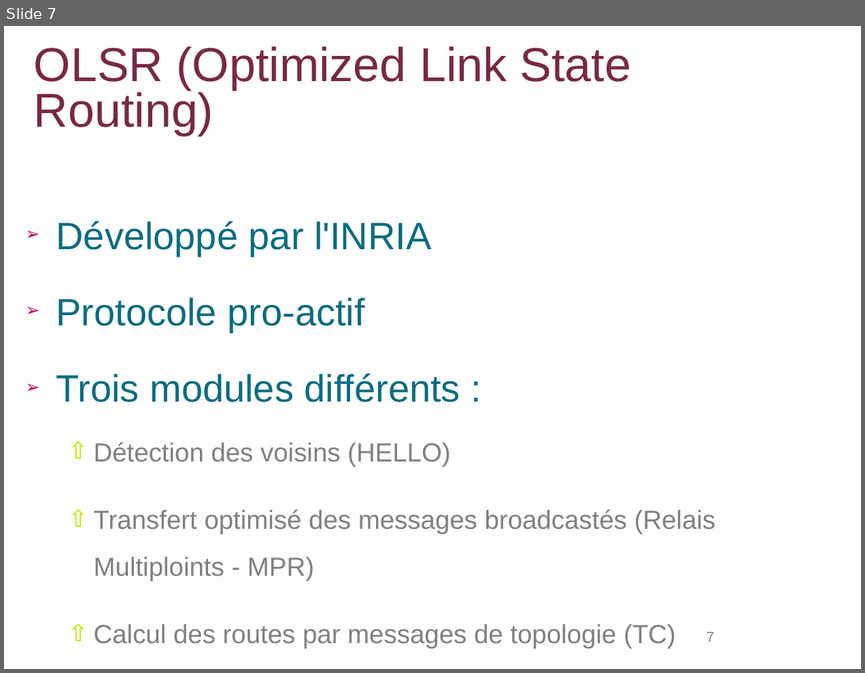
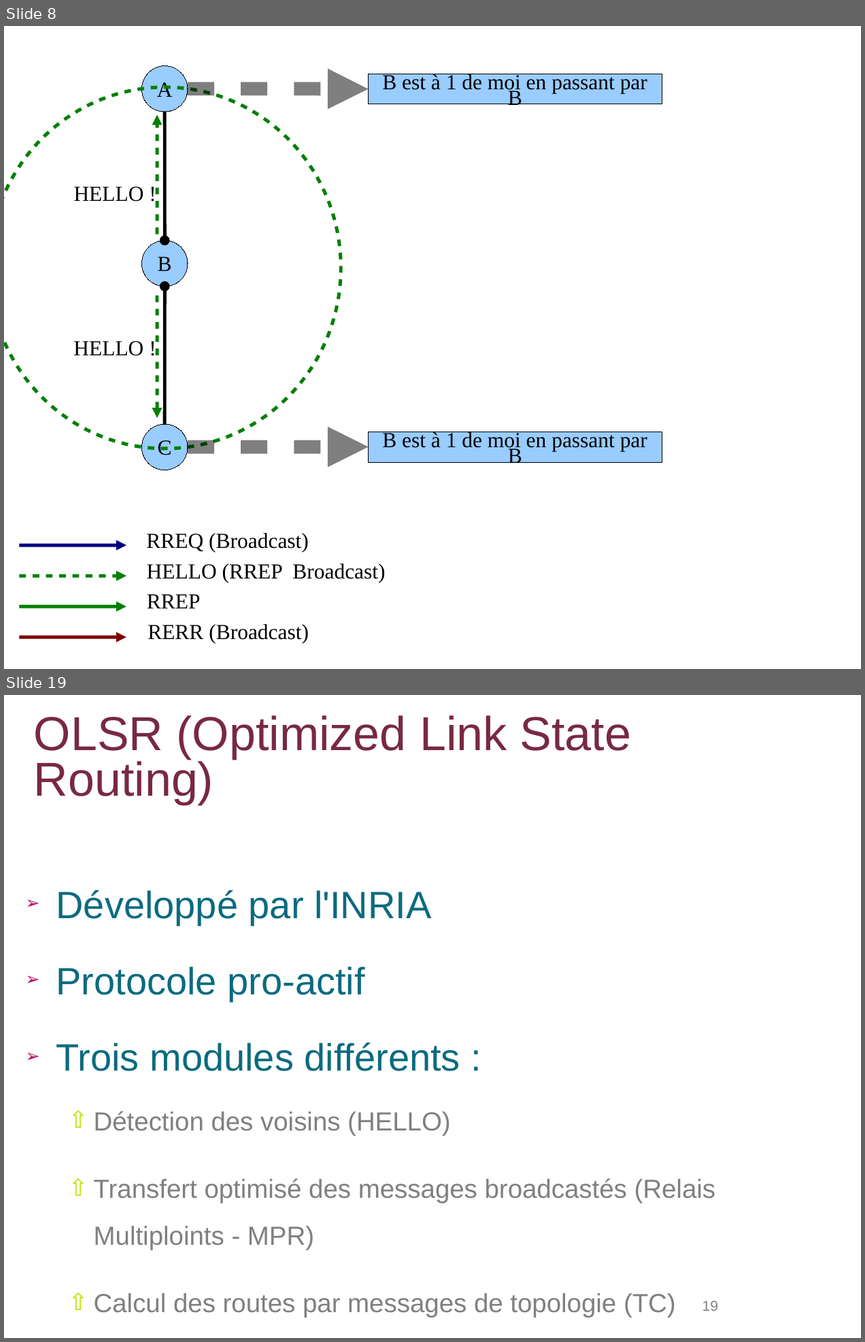
Before and after one commit to lbarbisan/adhoc, a slide deck: work/les_routages_adhoc.odp. Shown one above the other, each under a label of ours: slide 7 before the commit, slides 8 and 19 after it; the slides between them are not shown. The pictures are 865x673 and 865x1342 pixels, drawn with LibreOffice and Linux fonts; fonts in the diff are those of the drawing; background and template pictures are left out. Boxes give left, top, right and bottom in pixels: in the first picture for what was removed or moved away, otherwise in the second. Text is boxed around its words. In the diff, an @@ line names an element or a change of style, - is before the commit and + after.

```diff
--- a/work/les_routages_adhoc.odp
+++ b/work/les_routages_adhoc.odp
@@ slide 8 added at <box>4,26,861,669</box>, background #FFFFFF @@
@@ ellipse added at <box>142,65,188,112</box>, fill #99CCFF, outline #000000 0 pt, 18 pt, text #000000 @@
+A
@@ ellipse added at <box>4,87,341,448</box>, outline #008000 2.83 pt @@
@@ rectangle added at <box>368,74,662,105</box>, fill #99CCFF, outline #000000 0 pt, 18 pt, text #000000 @@
+B est à 1 de moi en passant par B
@@ curved arrow added from (188, 89) to (368, 89), #000000 11.34 pt @@
@@ arrow added from (158, 234) to (158, 115), #008000 2.83 pt @@
@@ line added from (164, 112) to (165, 240), #000000 0 pt @@
@@ arrow added from (164, 112) to (165, 240), #000000 2.83 pt @@
@@ text added at <box>74,186,144,201</box>, 18 pt, text #000000 @@
+HELLO !
@@ ellipse added at <box>142,240,188,286</box>, fill #99CCFF, outline #000000 0 pt, 18 pt, text #000000 @@
+B
@@ line added from (164, 286) to (165, 424), #000000 0 pt @@
@@ arrow added from (164, 424) to (165, 286), #000000 2.83 pt @@
@@ arrow added from (158, 295) to (158, 418), #008000 2.83 pt @@
@@ text added at <box>73,341,143,356</box>, 18 pt, text #000000 @@
+HELLO !
@@ ellipse added at <box>142,424,188,470</box>, fill #99CCFF, outline #000000 0 pt, 18 pt, text #000000 @@
+C
@@ rectangle added at <box>368,431,662,462</box>, fill #99CCFF, outline #000000 0 pt, 18 pt, text #000000 @@
+B est à 1 de moi en passant par B
@@ curved arrow added from (188, 447) to (368, 447), #000000 11.34 pt @@
@@ group added at <box>20,533,385,643</box>: 4 arrows, 4 texts @@
+RREQ (Broadcast)
+HELLO (RREP Broadcast)
+RREP
+RERR (Broadcast)
@@ what was slide 7 is now slide 19 @@
@@ page number at <box>702,1300,718,1310</box>: text changed @@
-7
+19
```
Also in this commit, not shown: 26 slides changed, 12 other slides added, 1 slide removed.
